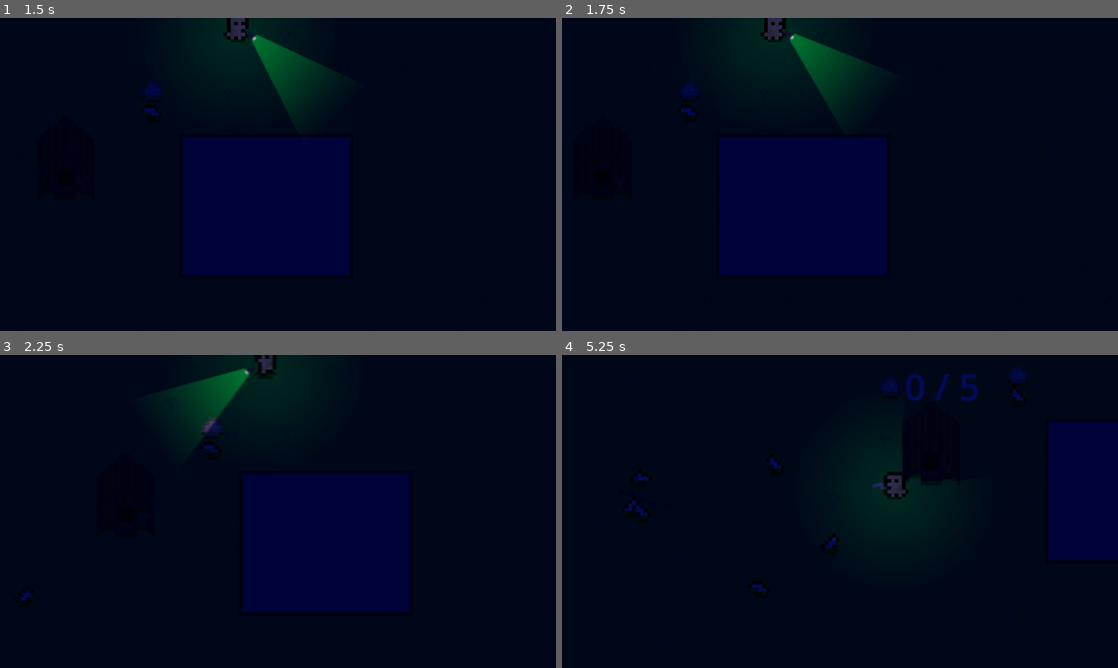
Above: before the commit, frames 1-4 (two rows, left to right).
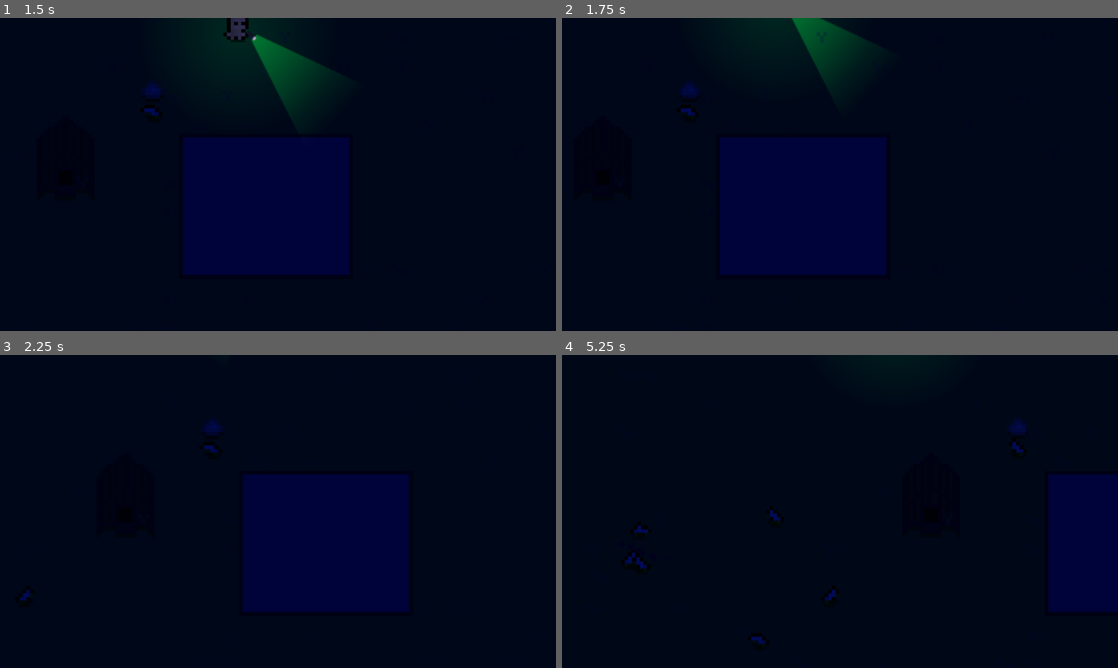
Above: after the commit, the same moments.

Repository: ArandomPsi/farmingsim
Game: Godot game, scene res://scenes/testmap.tscn
Two runs of this game, one before a commit and one after it. Both use one fixed random seed, a clock stepped at 60 frames per second and the inputs below. The project has no main scene, so this scene is started directly.
Inputs (mouse positions are in pixels of both pictures, inside the frame that each line leads up to):
- Up to frame 1 (1.5 s): tap Enter at 0.5 s; move the mouse to (250, 237) at 0.52 s; hold Q (edit, bound only after the commit) 0.53-1.28 s; hold W (up) from 0.53 s (still down); move the mouse to (444, 221) at 1.27 s; right-click (444, 221) at 1.35 s
- Up to frame 2 (1.75 s): keep holding W (up); tap Q (edit, bound only after the commit) at 1.55 s
- Up to frame 3 (2.25 s): move the mouse to (111, 464) at 2.02 s; release W (up) at 2.03 s; hold A (left) from 2.03 s (still down); hold Q (edit, bound only after the commit) from 2.03 s (still down); tap E (interact) at 2.1 s
- Up to frame 4 (5.25 s): move the mouse to (867, 511) at 2.77 s; release Q (edit, bound only after the commit) at 2.78 s; click (867, 511) at 2.85 s; tap Q (edit, bound only after the commit) at 3.05, 4.35 s; move the mouse to (756, 433) at 3.52 s; release A (left) at 3.53 s; hold S (down) 3.53-4.28 s; hold Q (edit, bound only after the commit) 3.53-4.28 s; tap Z (swapweapon) at 3.6 s; move the mouse to (962, 495) at 4.27 s; hold D (right) 4.28-5.03 s; move the mouse to (728, 527) at 5.02 s; hold W (up) from 5.03 s (still down); hold Q (edit, bound only after the commit) from 5.03 s (still down)

Frame 1 is identical in both runs. In frame 2, 1.6% of the frame differs, in the area x 23-55%, y 0-31%; in frame 3, 2.7%; in frame 4, 6.9%, in the area x 11-100%, y 4-93%.

Commit message:
not much tbh

Diff:
--- a/project.godot
+++ b/project.godot
@@ -64,6 +64,11 @@
 "events": [Object(InputEventKey,"resource_local_to_scene":false,"resource_name":"","device":-1,"window_id":0,"alt_press …(192 unchanged characters)…
 ]
 }
+edit={
+"deadzone": 0.2,
+"events": [Object(InputEventKey,"resource_local_to_scene":false,"resource_name":"","device":-1,"window_id":0,"alt_pressed":false,"shift_pressed":false,"ctrl_pressed":false,"meta_pressed":false,"pressed":false,"keycode":0,"physical_keycode":81,"key_label":0,"unicode":113,"location":0,"echo":false,"script":null)
+]
+}
 
 [layer_names]
 
--- a/script/global.gd
+++ b/script/global.gd
@@ -2,6 +2,7 @@
 var player : Node #for convenience
 var playerpos : Vector2
 
+var editing : bool = false
 
 var egg_visible : bool = false # only 1 egg can be shown at a time for pickup
 var the_egg : Node = null
@@ -126,3 +127,7 @@
 	#
 	#var hour = int(current_day_minutes / MINUTES_PER_HOUR)
 	#var minute = int(current_day_minutes % MINUTES_PER_HOUR)
+
+func _input(event: InputEvent) -> void:
+	if event.is_action_pressed("edit"):
+		editing = not editing
--- a/script/player.gd
+++ b/script/player.gd
@@ -53,6 +53,7 @@
 		if currentweapon >= weapons.size():
 			currentweapon = 0
 
+	$CollisionShape2D.disabled = not global.editing
 
 
 func updatepos(delta : float):
